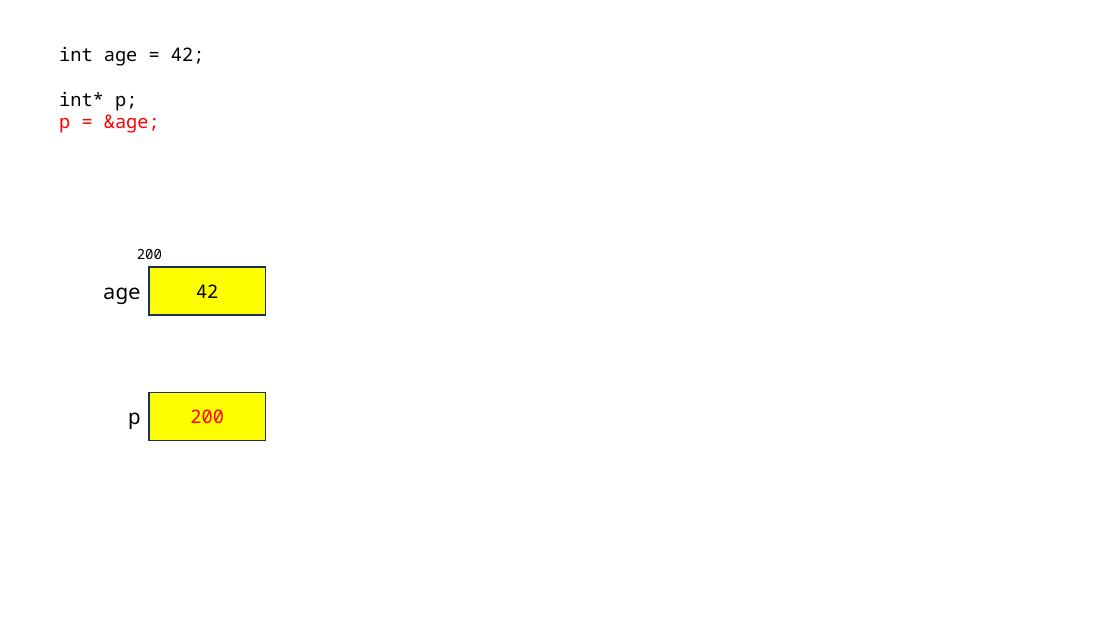
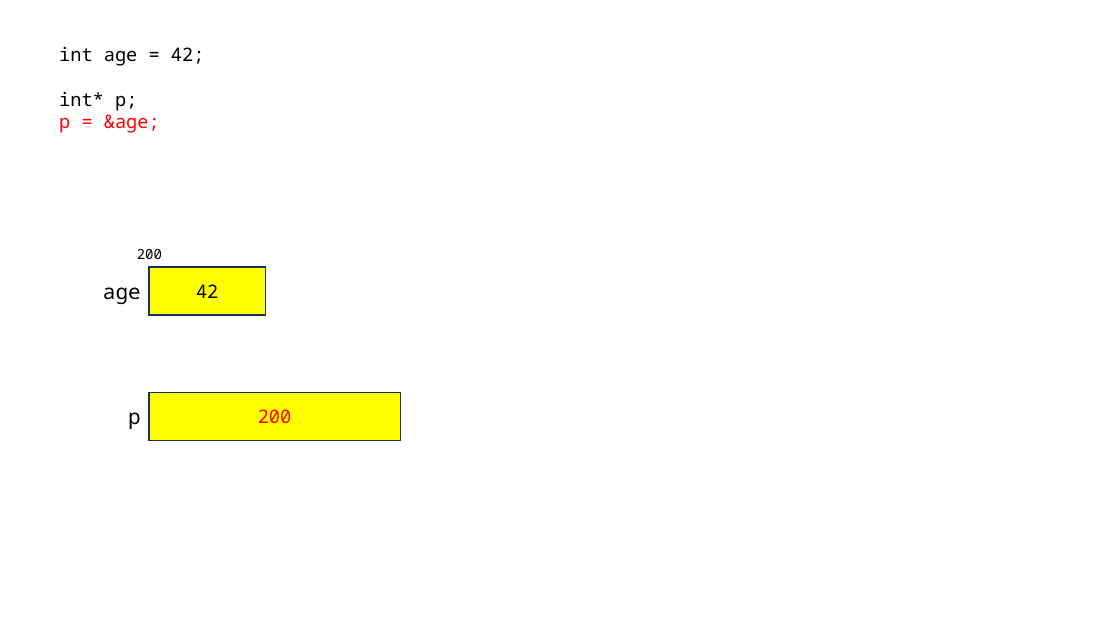
Before and after one commit to yoondev-classroom/c_231107, a slide deck: slide 2 of c_231107.pptx. Drawn at 1120x630 pixels with LibreOffice and Linux fonts; fonts in the diff are those of the drawing. Boxes give left, top, right and bottom in pixels: in the first picture for what was removed or moved away, otherwise in the second. Text is boxed around its words. In the diff, an @@ line names an element or a change of style, - is before the commit and + after.

```diff
--- a/c_231107.pptx
+++ b/c_231107.pptx
@@ rectangle "200": place and size @@
-rectangle "200" at (149, 392, 266, 440)
+rectangle "200" at (149, 392, 400, 440)
```
Also in this commit, not shown: 1 other file.
